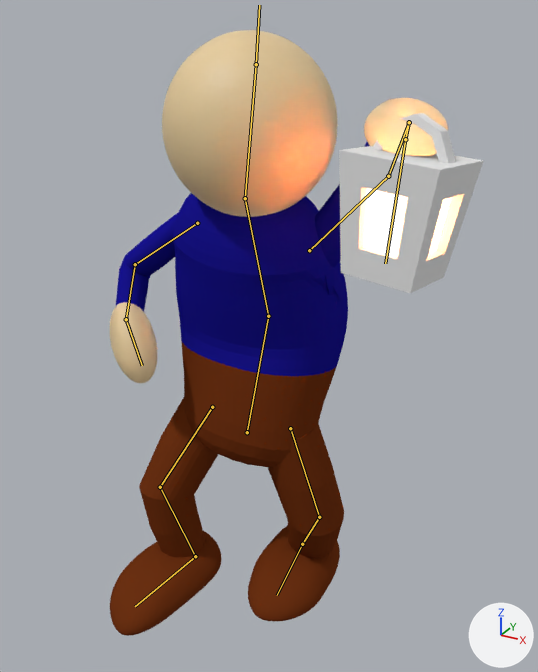
Two versions of the Blender file Assets/Blends/player.blend, one commit apart.
One viewpoint serves both versions: a camera (50 mm lens) standing at (1.44, -3.37, 2.5) and looking at (0.14, -0.99, 1.32). Arrows for +X, +Y and +Z are at lower right; the lights stay in place. Both versions are drawn at frame 30 of the action 'ForwardDamage'; the numbers are the values there. The bones that bend it are drawn over the model as lines.

In view in the first picture: 'Player'.
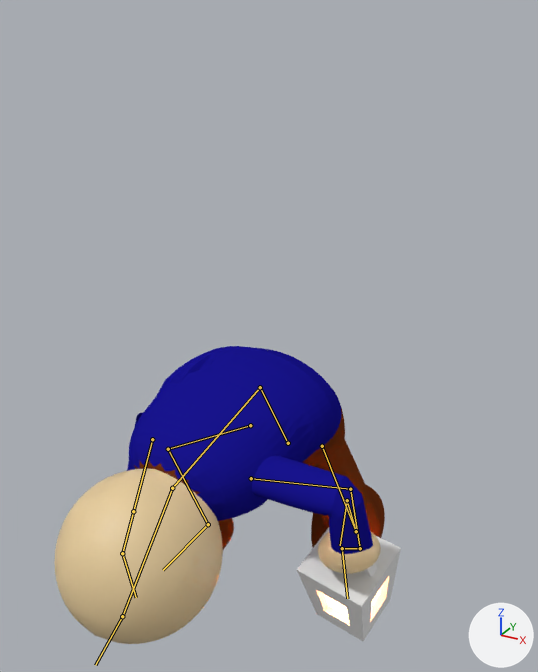
Location of each change, (x1, y1, x2, y2) in pixels of the pictures (538 x 672 px):
'Player', posed (7% narrower, 51% shorter): before (110, 30, 484, 636); after (55, 346, 401, 644)
bone 'body1', root to tip: before (247, 432) to (268, 316); after (288, 443) to (260, 387)
bone 'body2', root to tip: before (268, 316) to (245, 198); after (260, 387) to (172, 488)
bone 'head', root to tip: before (245, 198) to (256, 64); after (172, 488) to (122, 616)

What the commit changed:
Bone 'body1' (bone_body1) moves from (0.0, -0.239, 0.976) to (0.0, -0.447, 0.546).
Bone 'body1' (bone_body1) turns from (-14, 0, 0) to (41, 0, 0) degrees about its own x, y and z.
Bone 'body2' (bone_body2) turns from (-29, 0, 4) to (-57, -3, -3) degrees about its own x, y and z.
Bone 'head' (bone_head) turns from (17, 34, 17) to (-31, 33, -11) degrees about its own x, y and z.
Bone 'foot_ik_pole.l' (bone_foot_ik_pole_l) moves from (0.466, 0.0, 0.122) to (0.229, 0.409, 0.449).
Bone 'foot_ik_pole.r' (bone_foot_ik_pole_r) moves from (-0.18, -0.018, 0.349) to (-0.17, 0.259, 0.57).
Bone 'lamp_rot_target' (bone_lamp_rot_target) turns from (14, 1, 14) to (-26, 2, -3) degrees about its own x, y and z.
Bone 'arm_ik_target.r' (bone_arm_ik_target_r) moves from (-0.081, 1.195, 0.024) to (-0.081, 1.367, -1.117).
Bone 'foot_ik_target.l' (bone_foot_ik_target_l) moves from (-0.106, -0.737, 0.0) to (-0.052, -0.301, 0.0).
Bone 'foot_ik_target.r' (bone_foot_ik_target_r) moves from (0.0, -1.068, 0.0) to (-0.027, -0.911, 0.072).
Bone 'arm_ik_target.l' (bone_arm_ik_target_l) moves from (-0.096, 1.114, 0.896) to (-0.096, 1.324, -0.629).
